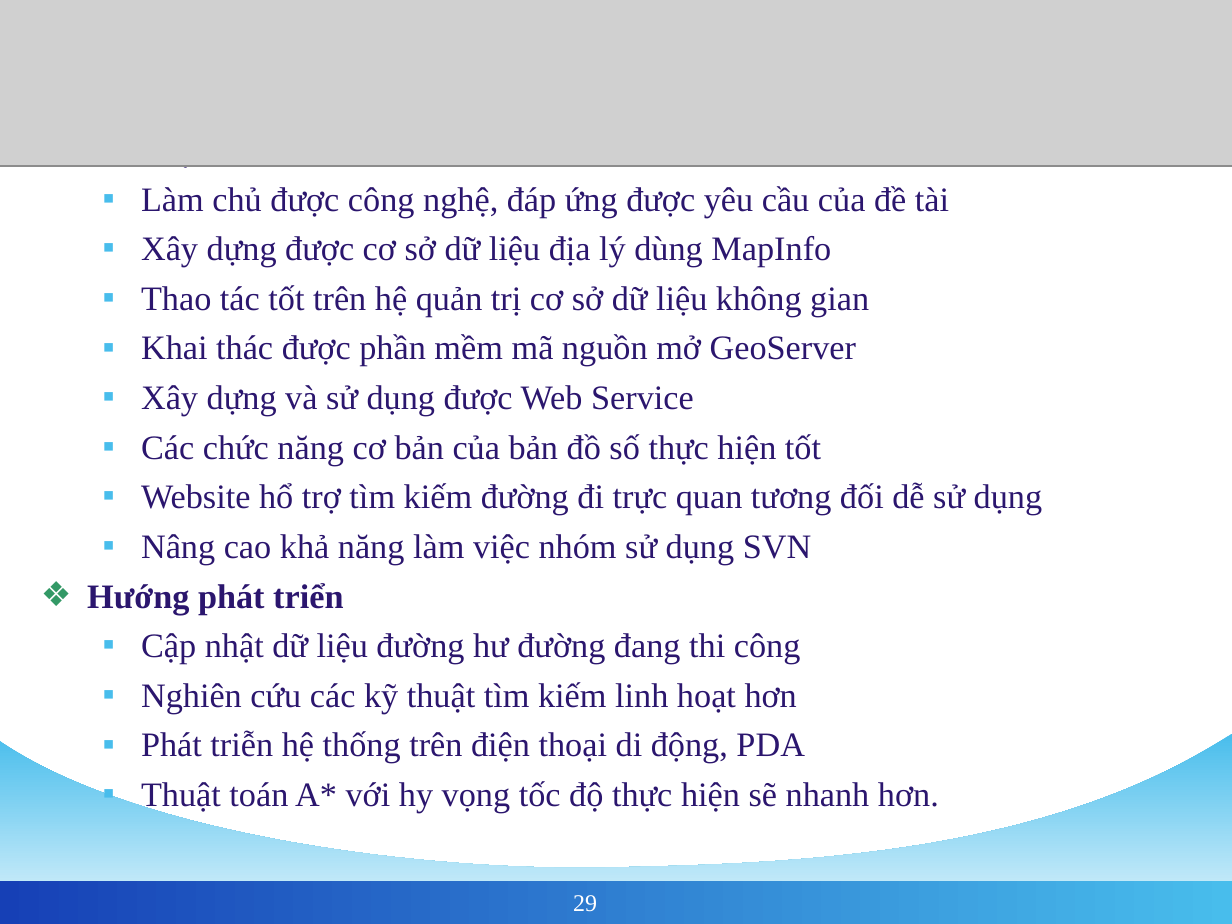
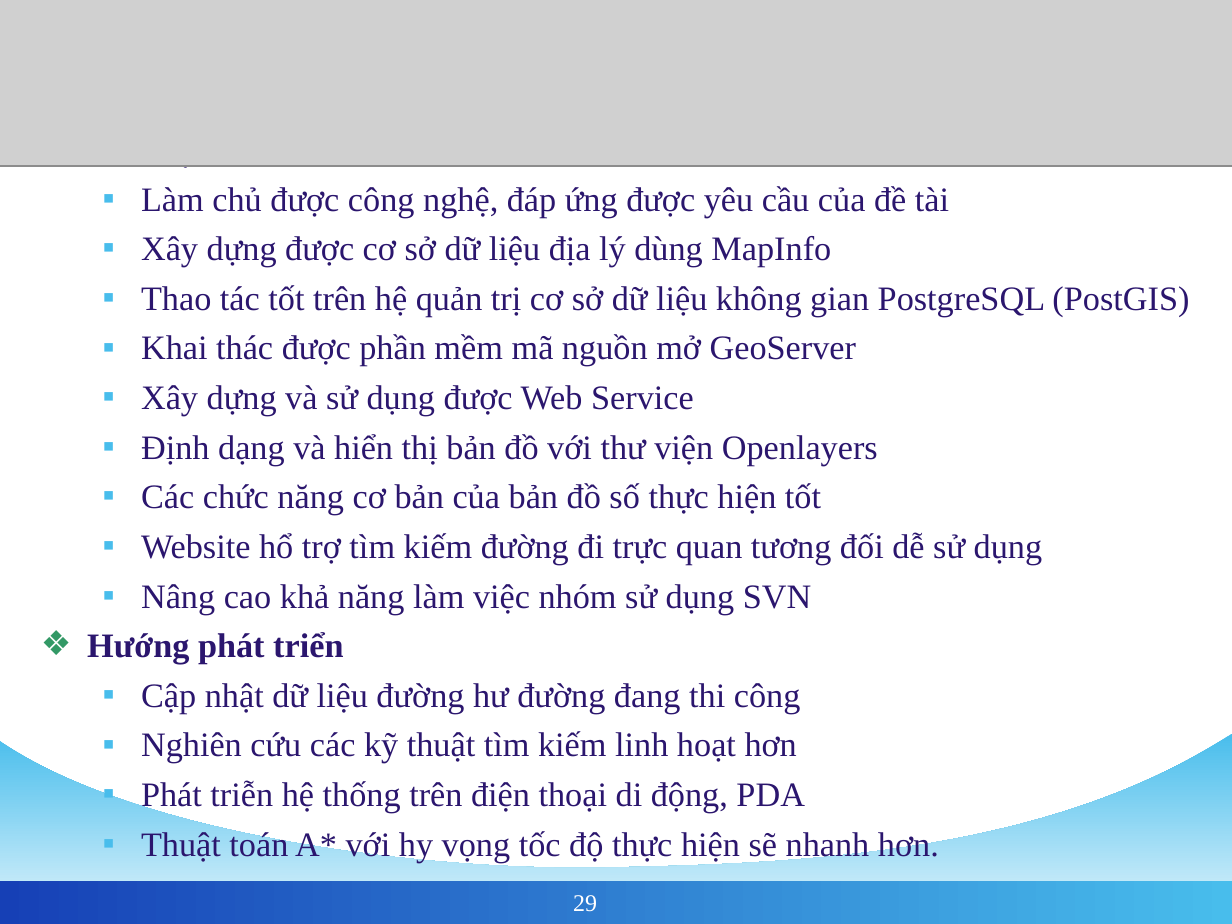
Before and after one commit to phamngsinh/cantho-webgis, a slide deck: slide 29 of Document/Bao Cao/BaoCaoLuanVan2.ppt. Drawn at 1232x924 pixels with LibreOffice and Linux fonts; fonts in the diff are those of the drawing; grey boxes stand for pictures; background and template pictures are left out. Boxes give left, top, right and bottom in pixels: in the first picture for what was removed or moved away, otherwise in the second. Text is boxed around its words. In the diff, an @@ line names an element or a change of style, - is before the commit and + after.

```diff
--- a/Document/Bao Cao/BaoCaoLuanVan2.ppt
+++ b/Document/Bao Cao/BaoCaoLuanVan2.ppt
@@ text at (x1=141, y1=285, x2=1189, y2=317): text changed @@
-  ▪ Thao tác tốt trên hệ quản trị cơ sở dữ liệu không gian
+  ▪ Thao tác tốt trên hệ quản trị cơ sở dữ liệu không gian PostgreSQL (PostGIS)
@@ text at (x1=141, y1=434, x2=878, y2=466): paragraph added @@
+  ▪ Định dạng và hiển thị bản đồ với thư viện Openlayers
```
Also in this commit, not shown: 1 other slide changed, 3 other files.
